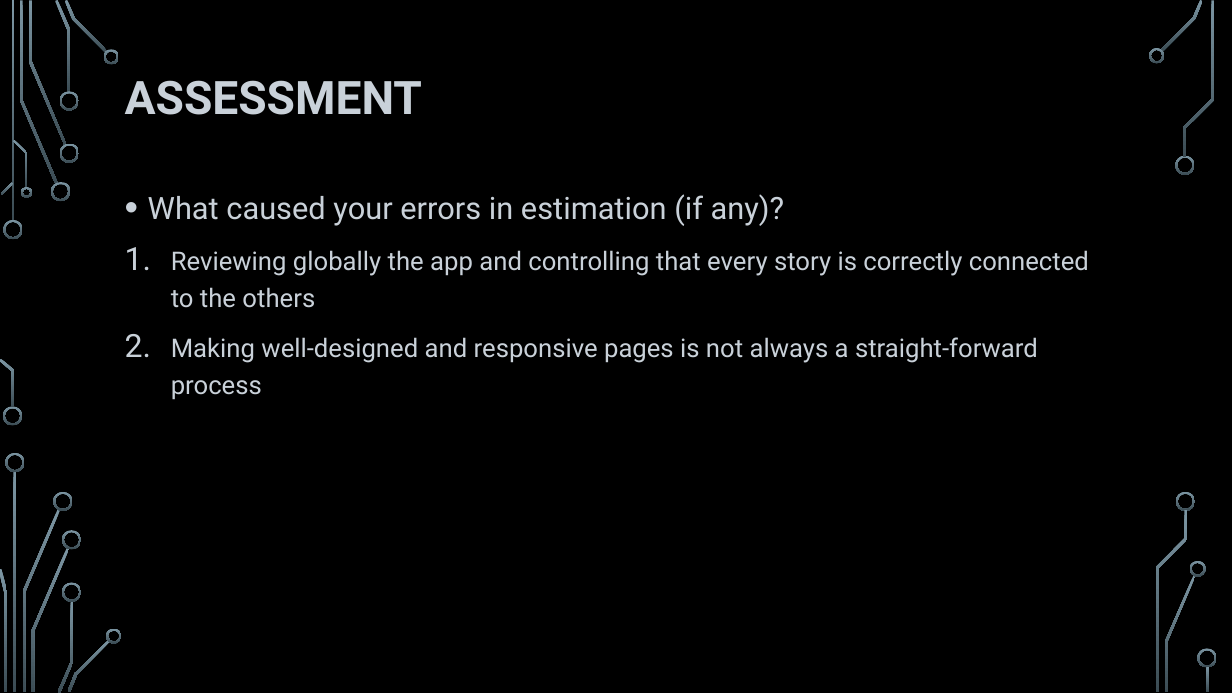
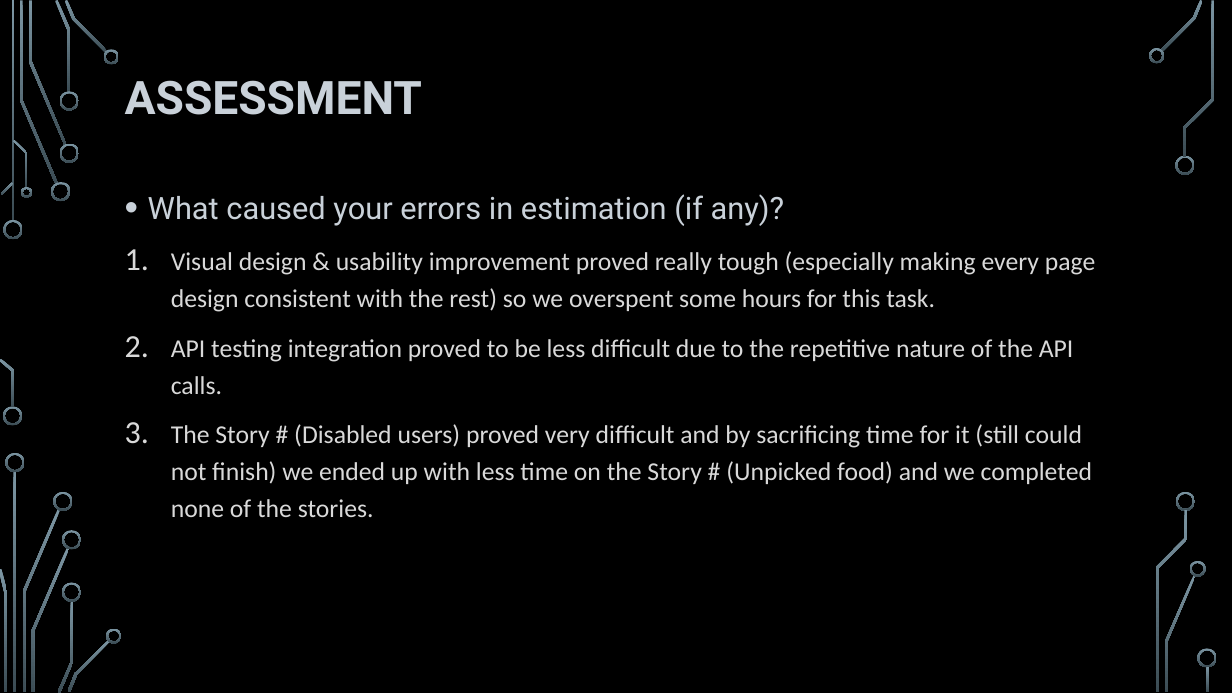
Before and after one commit to HeydarliAtabay/SolidarityPurchasingGroup, a slide deck: slide 13 of Retrospective/Sprint 4 - Retrospective.pptx. Drawn at 1232x693 pixels with LibreOffice and Linux fonts; fonts in the diff are those of the drawing; background and template pictures are left out. Boxes give left, top, right and bottom in pixels: in the first picture for what was removed or moved away, otherwise in the second. Text is boxed around its words. In the diff, an @@ line names an element or a change of style, - is before the commit and + after.

```diff
--- a/Retrospective/Sprint 4 - Retrospective.pptx
+++ b/Retrospective/Sprint 4 - Retrospective.pptx
@@ text at box(171, 251, 1095, 517): text changed; font Roboto to Calibri; text colour #C9D1D9 to #D9D9D9 @@
-1. Reviewing globally the app and controlling that every story is correctly connected to the others
-2. Making well-designed and responsive pages is not always a straight-forward process
+1. Visual design & usability improvement proved really tough (especially making every page design consistent with the rest) so we overspent some hours for this task.
+2. API testing integration proved to be less difficult due to the repetitive nature of the API calls.
+3. The Story # (Disabled users) proved very difficult and by sacrificing time for it (still could not finish) we ended up with less time on the Story # (Unpicked food) and we completed none of the stories.
```
Also in this commit, not shown: 7 other slides changed.
